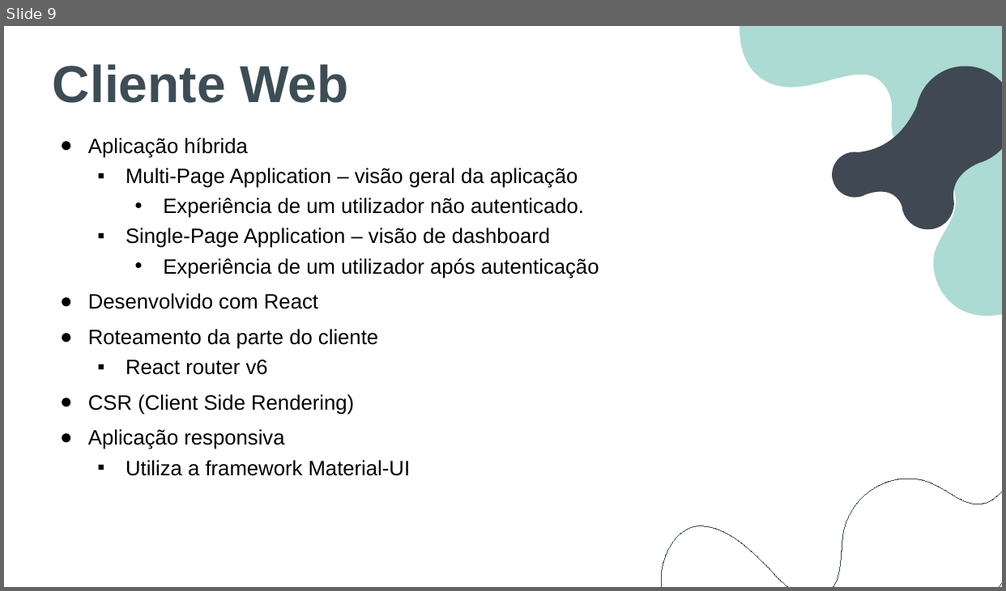
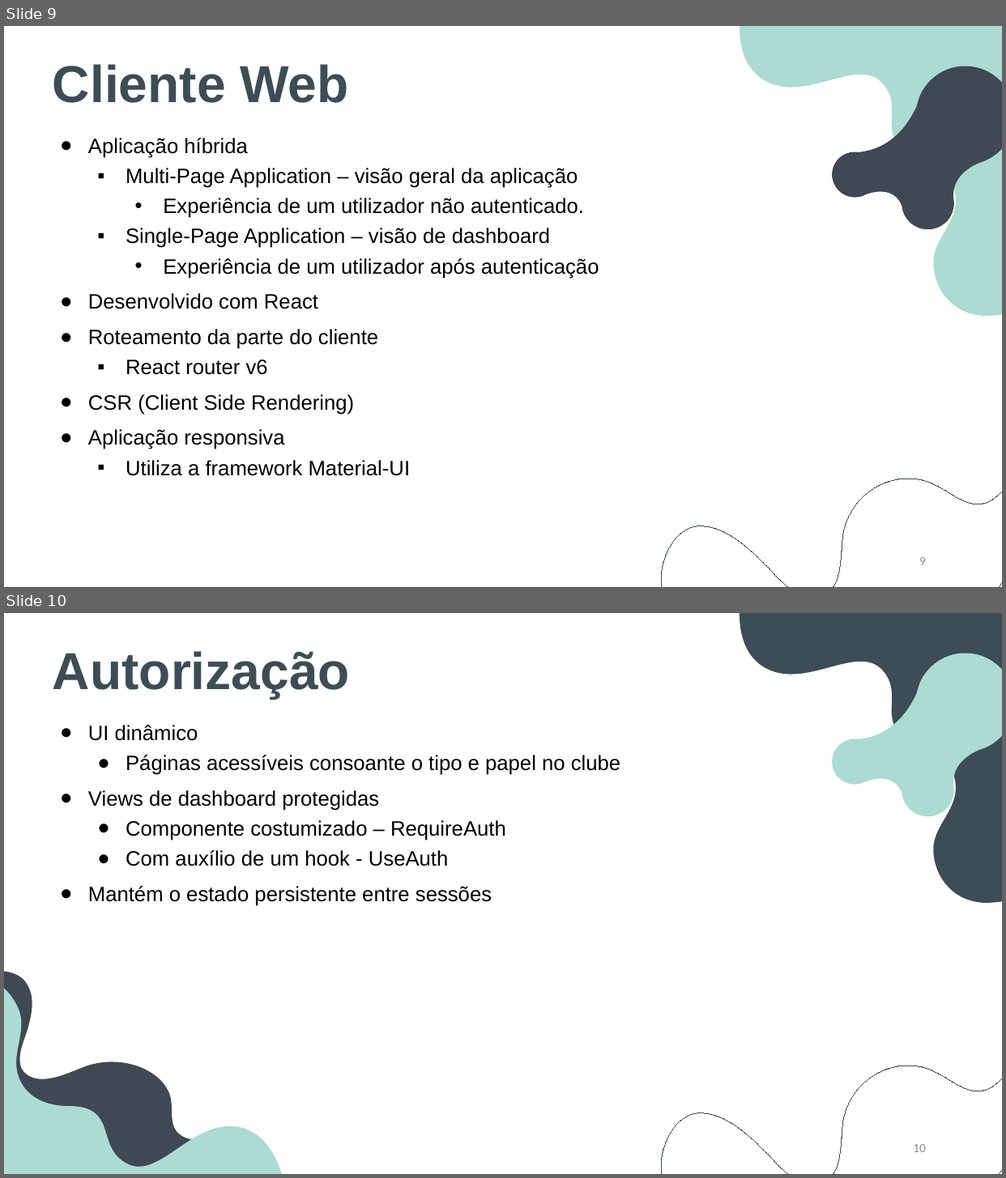
Before and after one commit to BernardoFMF/surf-management-app, a slide deck: docs/demonstracao-progresso.pptx. Shown one above the other, each under a label of ours: slide 9 before the commit, slides 9 and 10 after it. The pictures are 1006x591 and 1006x1178 pixels, drawn with LibreOffice and Linux fonts; fonts in the diff are those of the drawing. Boxes give left, top, right and bottom in pixels: in the first picture for what was removed or moved away, otherwise in the second. Text is boxed around its words. In the diff, an @@ line names an element or a change of style, - is before the commit and + after.

```diff
--- a/docs/demonstracao-progresso.pptx
+++ b/docs/demonstracao-progresso.pptx
@@ slide 10 added at (x1=4, y1=613, x2=1002, y2=1174), background #FFFFFF @@
@@ freeform shape added at (x1=731, y1=613, x2=1002, y2=903), fill #3D4D55 @@
@@ text added at (x1=53, y1=651, x2=350, y2=699), 50 pt, text #3D4D55, bold @@
+Autorização
@@ freeform shape added at (x1=816, y1=644, x2=1002, y2=832), fill #ACDBD3 @@
@@ subtitle added at (x1=88, y1=725, x2=620, y2=906), 20 pt, text #000000 @@
+● UI dinâmico
+  ● Páginas acessíveis consoante o tipo e papel no clube
+● Views de dashboard protegidas
+  ● Componente costumizado – RequireAuth
+  ● Com auxílio de um hook - UseAuth
+● Mantém o estado persistente entre sessões
@@ freeform shape added at (x1=4, y1=893, x2=294, y2=1174), fill #ACDBD3 @@
@@ freeform shape added at (x1=642, y1=909, x2=1002, y2=1174), outline #3D4D55 0.75 pt @@
@@ freeform shape added at (x1=4, y1=971, x2=236, y2=1174), fill #3F4853 @@
@@ page number added at (x1=913, y1=1144, x2=926, y2=1152), 12 pt, text #8C8C8C @@
+10
@@ slide 9 changed as well @@
@@ page number added at (x1=919, y1=557, x2=926, y2=565), 12 pt, text #8C8C8C @@
+9
```
Also in this commit, not shown: 12 other slides changed.
